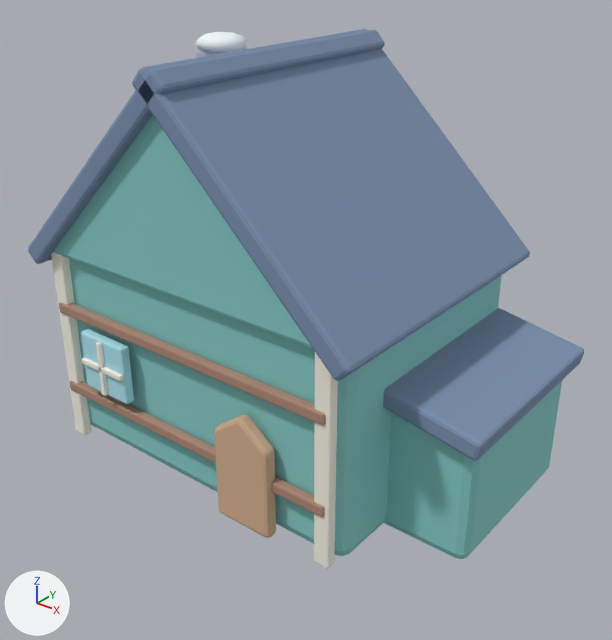
What one commit did to the glTF model assets/northern/northern_house_aqua.glb.
The view is the same before and after, from a camera (50 mm lens) standing at (12.97, -15.07, 12.93) and looking at (1.25, -0.42, 3.85). Lighting does not change. The marker at lower left points along +X, +Y and +Z. The first picture is the older version. Vertices at exactly the same position are counted once.

Objects in the first picture: 'northern_house_aqua.001'.
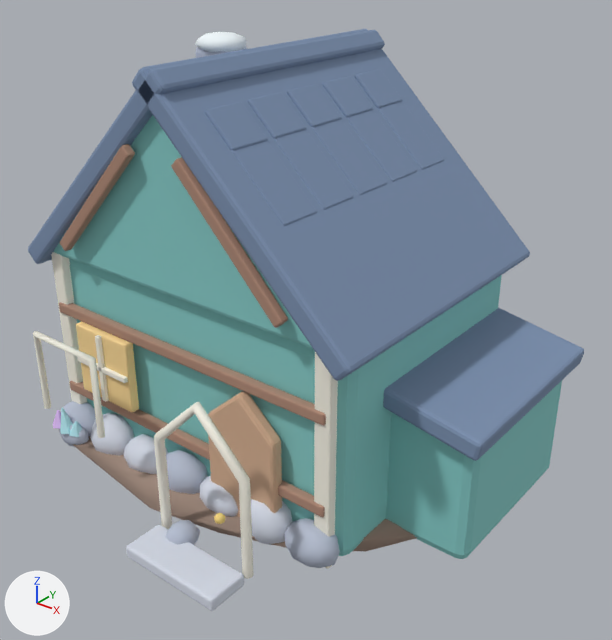
The change, as a list of edits to the scene's bpy script:
```text
Change me_back_gable_mesh_008:
    remove me_back_gable_mesh_008.from_pydata(...)  # 1048 vertices, 2004 faces; spans x -5.02..6.96, y -7.27..0.46, z -5.27..4.98
    add me_back_gable_mesh_008.from_pydata(...)  # 4126 vertices, 7904 faces; spans x -6.12..6.96, y -9.52..1.99, z -5.37..4.98
    me_back_gable_mesh_008 part 1: the loose piece of 56 vertices spanning x -3.25..-1.77, y -7.27..-7.15, z -2.62..-2.48 is scaled about its middle by (1.23, 1, 1)
    me_back_gable_mesh_008 part 2: the loose piece of 56 vertices spanning x -2.58..-2.44, y -7.27..-7.15, z -3.29..-1.81 is scaled about its middle by (1, 1, 1.23)
    me_back_gable_mesh_008 part 3: the loose piece of 42 vertices spanning x -2.83..-0.45, y -6.43..-5.05, z 2.64..2.98 is copied, and the copy is scaled about its middle by (0.0999, 0.181, 0.685), then moved by (4.25, -2.68, -6.66), in mat_mrn_gold (yellow #f8da81); it spans x 2.5..2.72, y -8.54..-8.29, z -3.97..-3.73
    me_back_gable_mesh_008 part 4: the loose piece of 56 vertices spanning x 3.97..4.39, y -6.97..-6.71, z -5.27..0.08 is copied, and the copy is multiplied about its middle by the matrix ((0.464, 0.0, -0.495), (0.0, 0.846, 0.0), (0.445, 0.0, 0.516)), then moved by (-2.14, -0.37, 4.47), in mat_mrn_wood (beige #af8976); it spans x 0.63..3.46, y -7.32..-7.1, z 0.41..3.34
    me_back_gable_mesh_008 part 5: the loose piece of 70 vertices spanning x 1.25..2.85, y -7.18..-6.84, z -5.15..-2.23 is rebuilt with 70 vertices and now spans x 1.05..3.05, y -7.18..-6.84, z -5.15..-1.64
    me_back_gable_mesh_008 part 6: the loose piece of 56 vertices spanning x -3.29..-1.74, y -7.17..-6.91, z -3.32..-1.77 is rebuilt with 56 vertices and now spans x -3.46..-1.56, y -7.17..-6.91, z -3.5..-1.6, in mat_mrn_window_warm (beige #ffdd99)
    me_back_gable_mesh_008 part 7: 2644 vertices added at x -6.12..6.08, y -9.52..1.99, z -5.37..4.14
    other edits to the shape of me_back_gable_mesh_008 do not show in these pictures
    remove me_back_gable_mesh_008.materials.append(mat_mrn_glass)  # cyan #afe5f1
    add me_back_gable_mesh_008.materials.append(mat_mrn_gold)  # yellow #f8da81
    add me_back_gable_mesh_008.materials.append(mat_mrn_stone_light)  # white #d7ddea
    add me_back_gable_mesh_008.materials.append(mat_mrn_earth)  # beige #a0897c
    add me_back_gable_mesh_008.materials.append(mat_mrn_ice)  # cyan #b6eaf3
    add me_back_gable_mesh_008.materials.append(mat_mrn_wisp_b)  # purple #e2bff8
    add me_back_gable_mesh_008.materials.append(mat_mrn_leaf_rose)  # pink #da99ad
    add me_back_gable_mesh_008.materials.append(mat_mrn_leaf_gold)  # beige #e5c481
    add me_back_gable_mesh_008.materials.append(mat_mrn_window_warm)  # beige #ffdd99
```

Pixel boxes (x1, y1, x2, y2) of what changed, in the pictures (612 x 640 px; the box of a moved part takes in the faces that stretch with it):
'northern_house_aqua.001', reshaped (8% taller)
    before: (28, 29, 584, 569)
    after: (28, 29, 584, 611)
part 1 of me_back_gable_mesh_008, moved or reshaped
    before: (81, 357, 123, 381)
    after: (77, 357, 128, 383)
part 2 of me_back_gable_mesh_008, moved or reshaped
    before: (96, 341, 108, 396)
    after: (95, 335, 109, 402)
part 3 of me_back_gable_mesh_008, added
    after: (214, 513, 225, 524)
part 4 of me_back_gable_mesh_008, added (beige)
    after: (171, 157, 288, 328)
part 5 of me_back_gable_mesh_008, rebuilt
    before: (214, 414, 276, 538)
    after: (208, 391, 282, 517)
part 6 of me_back_gable_mesh_008, rebuilt (19% wider, 21% taller)
    before: (81, 329, 134, 404)
    after: (76, 321, 139, 412)
part 7 of me_back_gable_mesh_008, added
    after: (33, 69, 444, 611)
